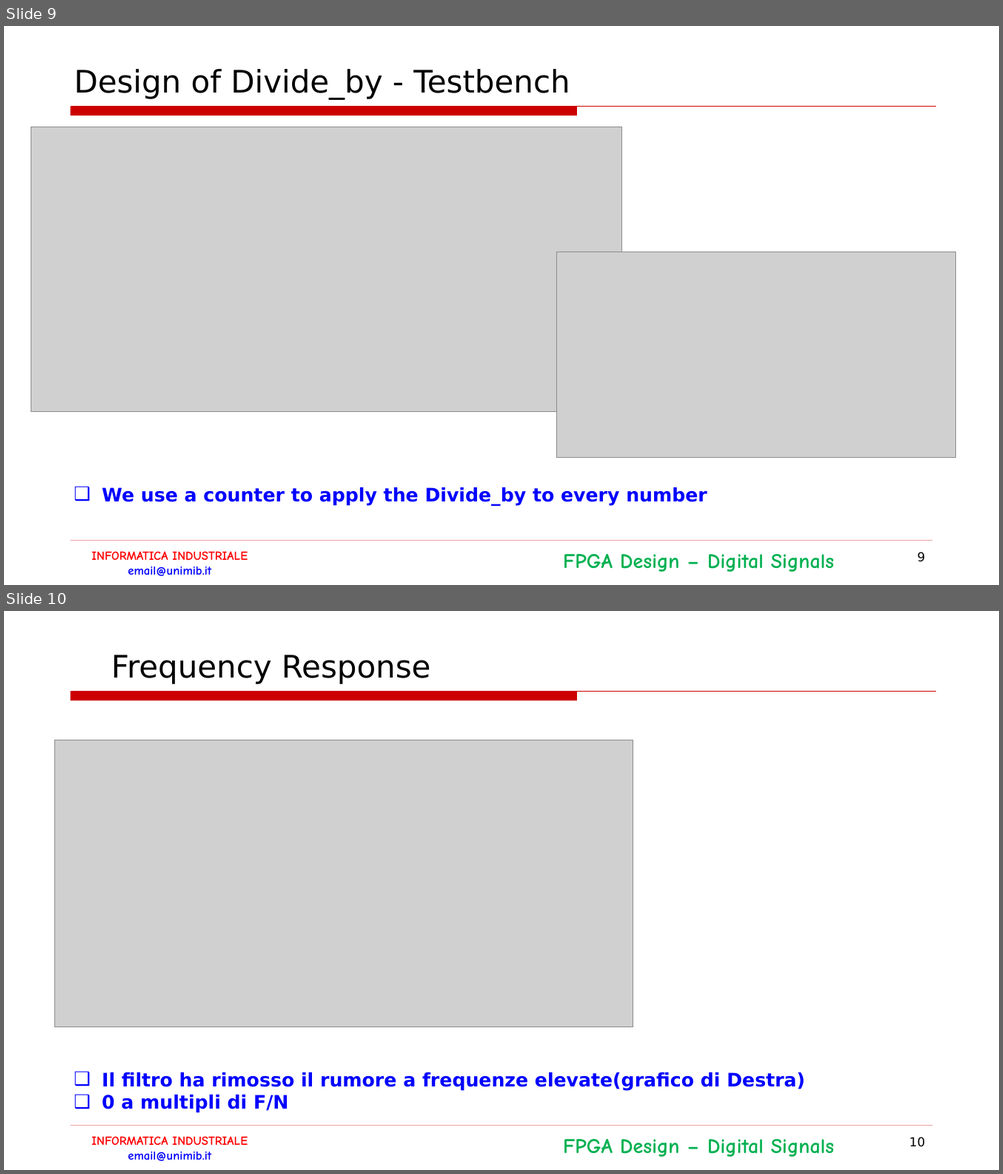
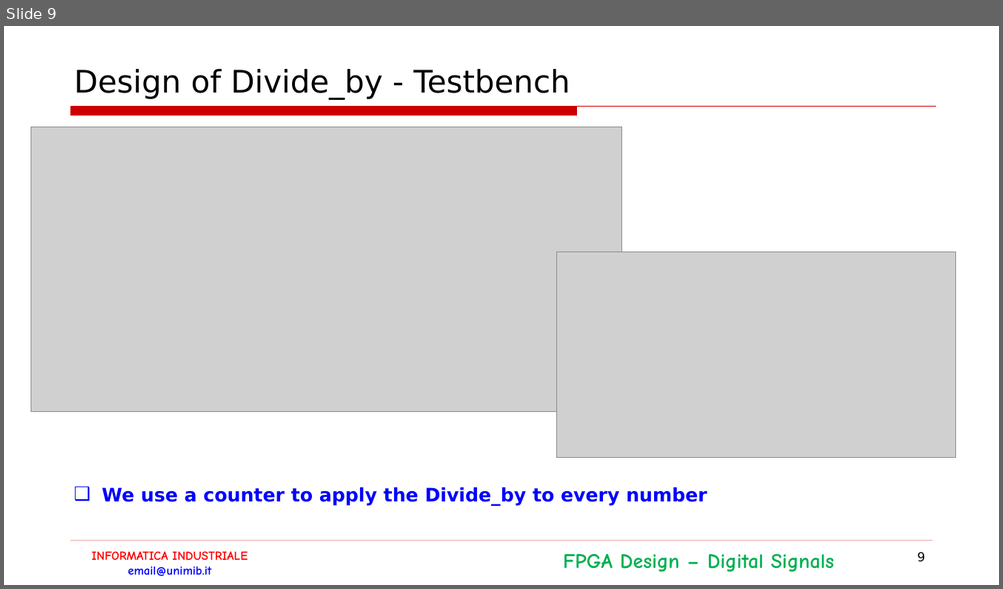
Before and after one commit to LorenzoPinaUnimib/InformaticaIndustriale, a slide deck: Documentazione.pptx. Shown one above the other, each under a label of ours: slides 9 and 10 before the commit, slide 9 after it. The pictures are 1003x1174 and 1003x589 pixels, drawn with LibreOffice and Linux fonts; fonts in the diff are those of the drawing; grey boxes stand for pictures; background and template pictures are left out. Boxes give left, top, right and bottom in pixels: in the first picture for what was removed or moved away, otherwise in the second. Text is boxed around its words. In the diff, an @@ line names an element or a change of style, - is before the commit and + after.

```diff
--- a/Documentazione.pptx
+++ b/Documentazione.pptx
@@ slide 10 removed at box(4, 611, 999, 1170), background #FFFFFF; not listed: 4 template elements that a slide beside it also shows @@
@@ title removed at box(111, 655, 430, 684) @@
-  Frequency Response
@@ picture removed at box(55, 740, 633, 1028) @@
@@ text removed at box(102, 1073, 805, 1113) @@
-❑ Il filtro ha rimosso il rumore a frequenze elevate(grafico di Destra)
-❑ 0 a multipli di F/N
@@ page number removed at box(909, 1137, 925, 1147) @@
-10
```
Also in this commit, not shown: 12 slides changed, 2 slides added, 1 other slide removed, 1 other file.
